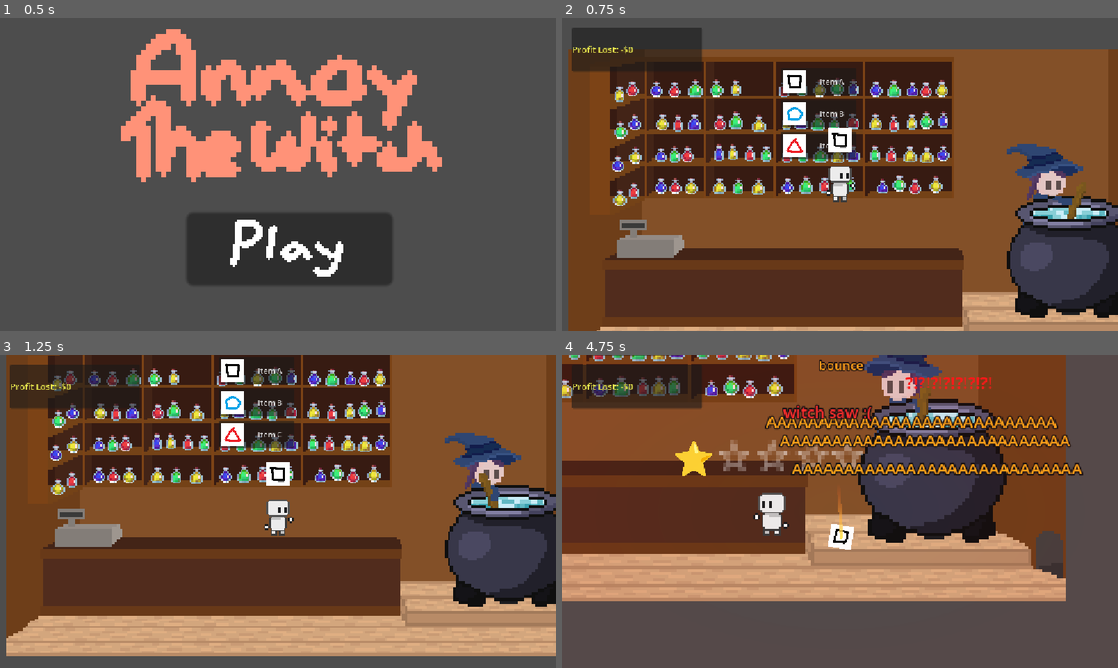
Above: before the commit, frames 1-4 (two rows, left to right).
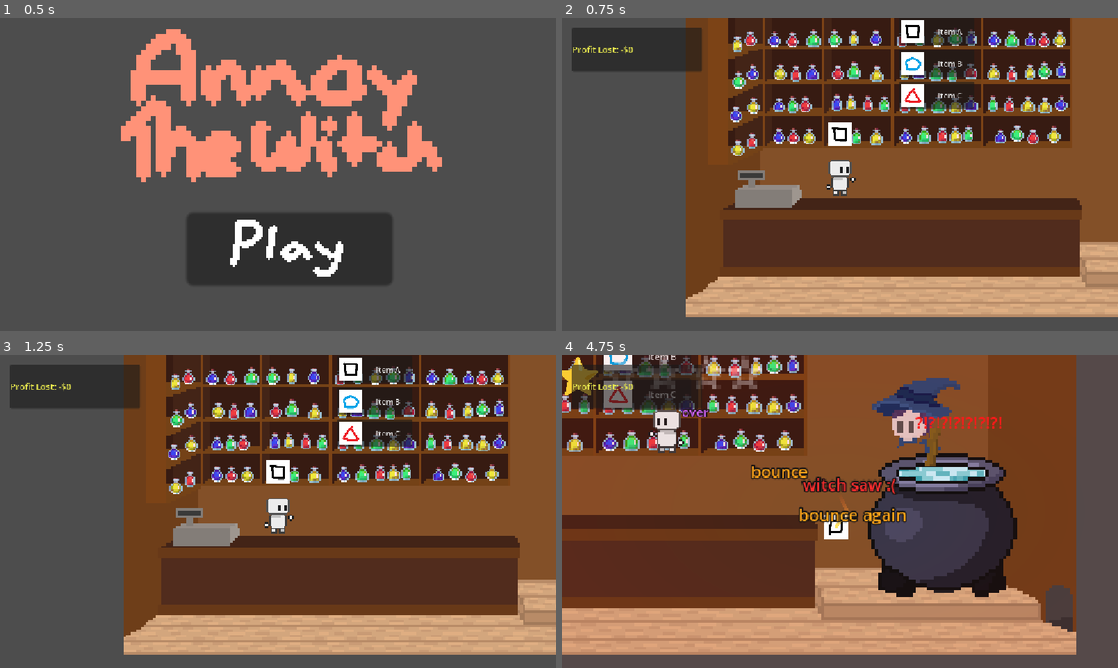
Above: after the commit, the same moments.

Repository: AntAntL/Jame-Gam-Oct2026_RAH
Game: Godot game, scene res://mainmenu.tscn
Same seed, same stepped clock (60 frames per second), same inputs: the game is played once before the commit and once after it. The engine's default icon, where the game draws it, is replaced by a stand-in: a white triangle on a blue panel in a dark square.
Inputs (mouse positions are in pixels of both pictures, inside the frame that each line leads up to):
- Up to frame 1 (0.5 s): no input
- Up to frame 2 (0.75 s): click (851, 249) at 0.5 s
- Up to frame 3 (1.25 s): no input
- Up to frame 4 (4.75 s): tap Enter at 1.25 s; move the mouse to (962, 495) at 1.27 s; hold D (right) 1.28-2 s; tap F (throw) at 1.35, 2.85, 4.35 s; click (962, 495) at 1.42 s; tap W (jump) at 1.52, 1.82, 4.52 s; drag from (867, 527) to (990, 542) at 2.02 s; move the mouse to (895, 442) at 2.77 s; hold D (right) 2.78-3.5 s; drag from (812, 574) to (673, 464) at 3.52 s; move the mouse to (1006, 558) at 4.27 s; hold A (left) from 4.28 s (still down)

Frame 1 is identical in both runs. In frame 2, 76% of the frame differs, in the area x 1-100%, y 0-100%; in frame 3, 51%; in frame 4, 65%.

Commit message:
Minor Changes

Diff:
--- a/world.tscn
+++ b/world.tscn
@@ -31,7 +31,7 @@
 
 [node name="Player" parent="." unique_id=789483730 instance=ExtResource("1_f3sb7")]
 z_index = 5
-position = Vector2(488, 315)
+position = Vector2(244, 427)
 
 [node name="StaticBody2D" type="StaticBody2D" parent="." unique_id=900511250]
 position = Vector2(96, 538)
@@ -112,6 +112,11 @@
 scale = Vector2(3.32, 3.32)
 texture = ExtResource("8_cbp6q")
 
+[node name="BlueBottle8" type="Sprite2D" parent="." unique_id=1278784151]
+position = Vector2(319.00003, 142.00002)
+scale = Vector2(3.32, 3.32)
+texture = ExtResource("8_cbp6q")
+
 [node name="BlueBottle5" type="Sprite2D" parent="." unique_id=2131290916]
 position = Vector2(381, 345)
 scale = Vector2(3.32, 3.32)
